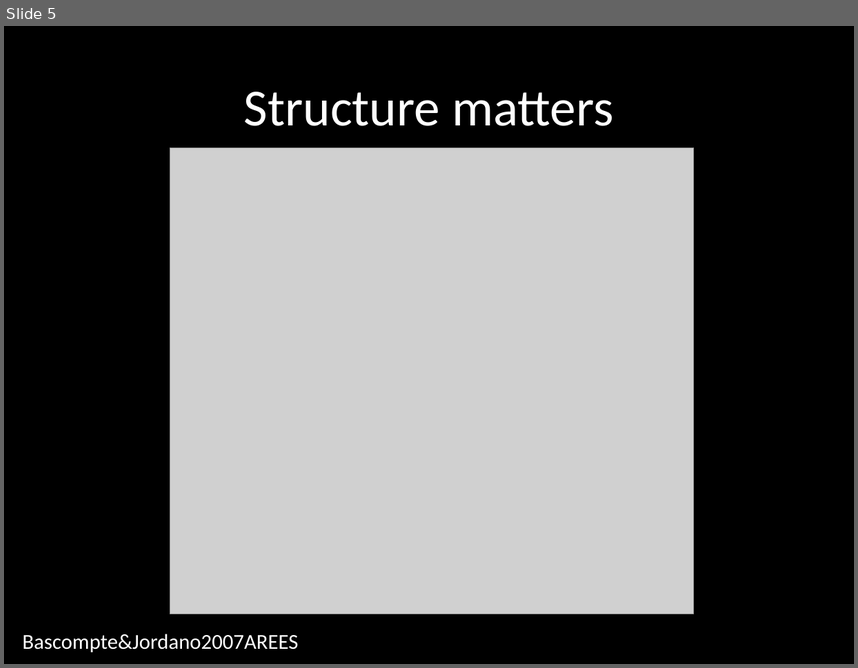
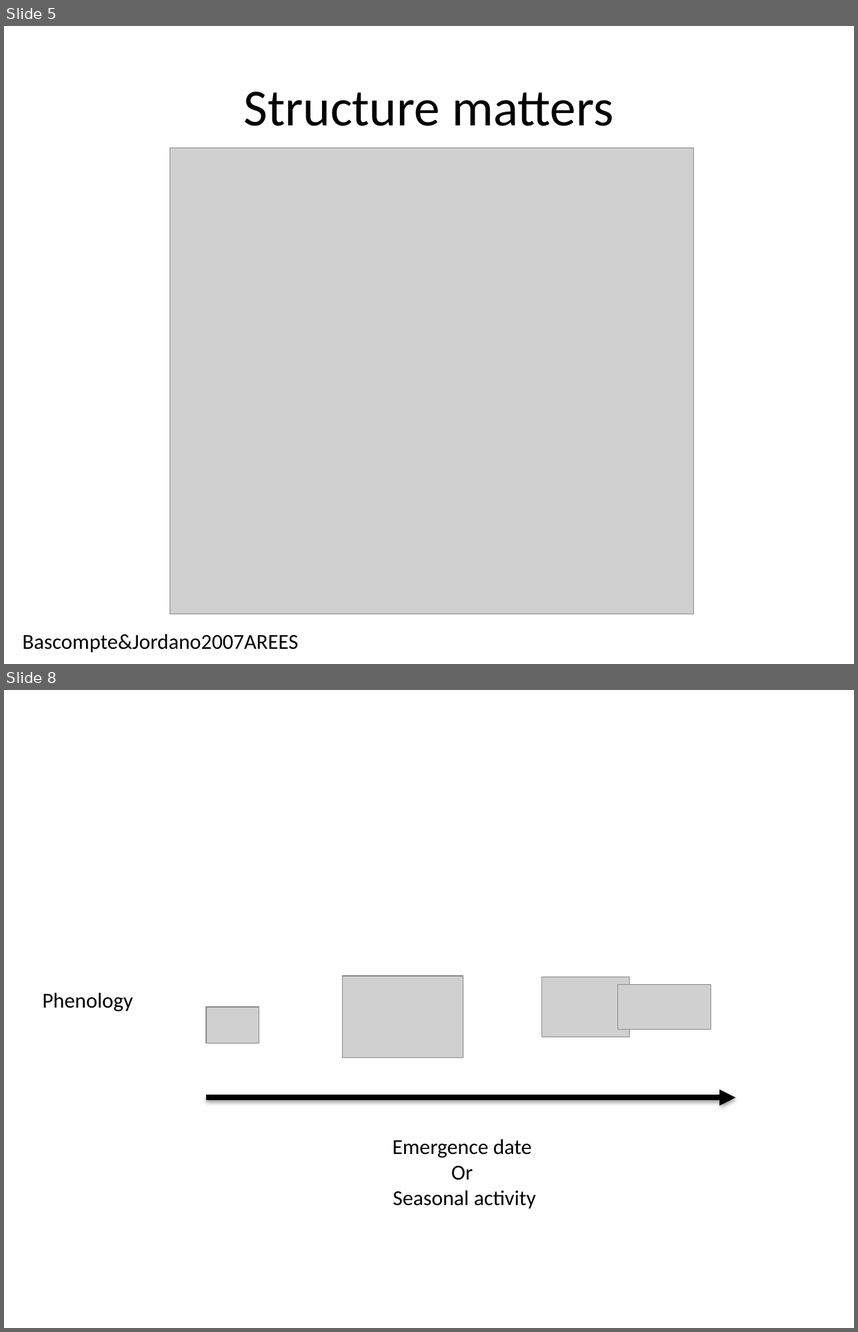
Before and after one commit to sckott/talks, a slide deck: canpolintalk/scott.pptx. Shown one above the other, each under a label of ours: slide 5 before the commit, slides 5 and 8 after it; the slides between them are not shown. The pictures are 858x668 and 858x1332 pixels, drawn with LibreOffice and Linux fonts; fonts in the diff are those of the drawing; grey boxes stand for pictures. Boxes give left, top, right and bottom in pixels: in the first picture for what was removed or moved away, otherwise in the second. Text is boxed around its words. In the diff, an @@ line names an element or a change of style, - is before the commit and + after.

```diff
--- a/canpolintalk/scott.pptx
+++ b/canpolintalk/scott.pptx
@@ slide 8 added at <box>4,690,854,1328</box>, background #FFFFFF @@
@@ picture added at <box>342,976,463,1057</box> @@
@@ picture added at <box>542,977,630,1037</box> @@
@@ text added at <box>43,992,133,1012</box>, 18 pt, text #000000 @@
+Phenology
@@ picture added at <box>618,984,711,1029</box> @@
@@ picture added at <box>206,1007,259,1043</box> @@
@@ arrow added from (206, 1097) to (736, 1097), #000000 4.5 pt @@
@@ text added at <box>392,1138,536,1208</box>, 18 pt, text #000000 @@
+Emergence date
+Or
+Seasonal activity
@@ slide 5 changed as well @@
@@ background #000000 to #FFFFFF @@
@@ title "Structure matters" at <box>244,92,613,126</box>: text colour #FFFFFF to #000000 @@
@@ text "Bascompte&Jordano2007AREES" at <box>23,633,299,652</box>: text colour #FFFFFF to #000000 @@
```
Also in this commit, not shown: 15 other slides changed, 13 other slides added, 2 slides removed, 11 other files.
